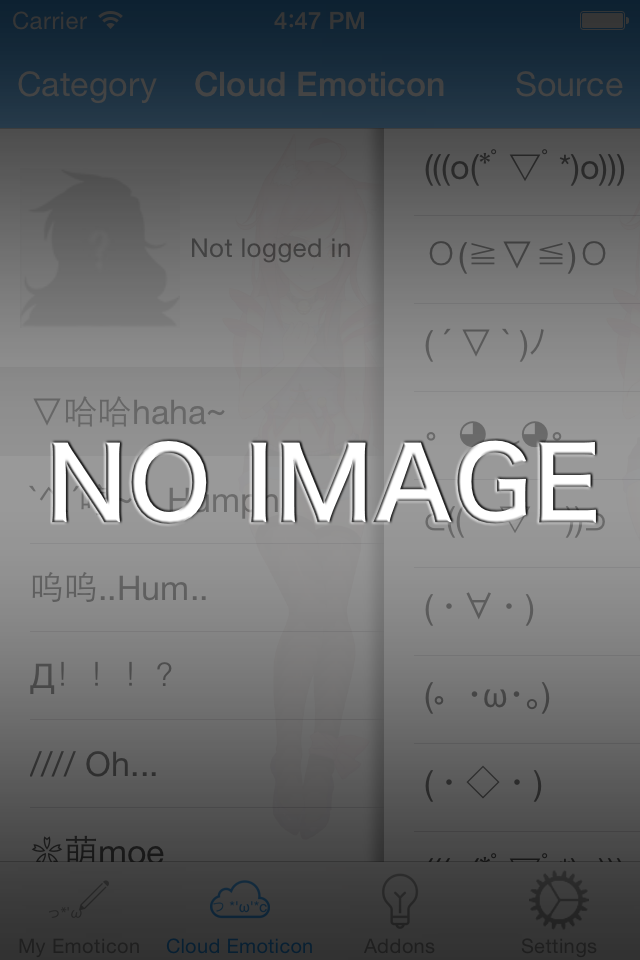
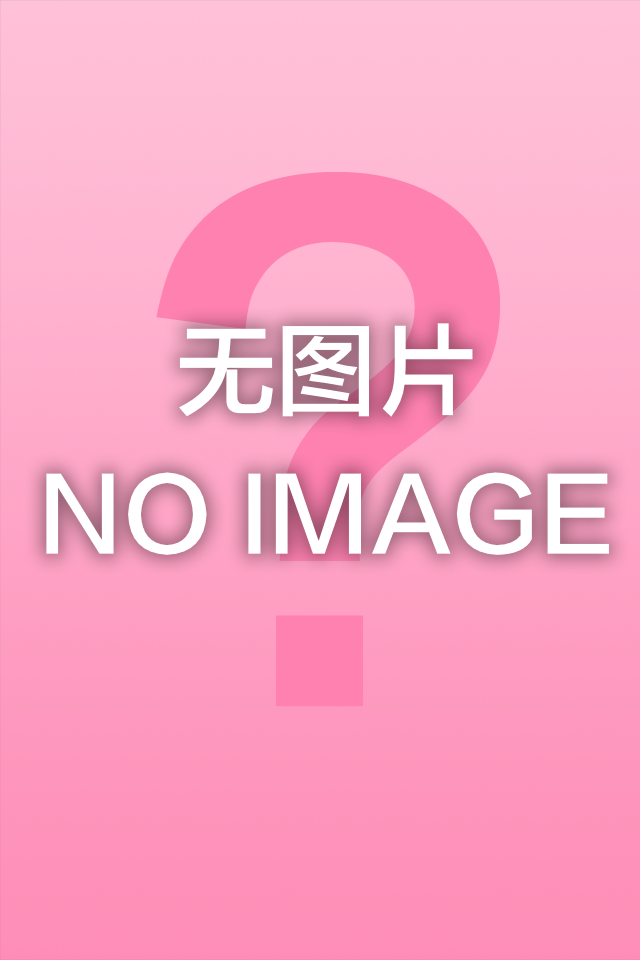
Layer changes from the first 640×960 image to the second:
renamed "NO IMAGE" to "无图片 NO IMAGE", painted on it over bbox(46, 323, 609, 555)
added layer "?" above "图层 3" over bbox(156, 172, 500, 707)
added layer "图层 3" above "图层 2" over bbox(0, 0, 640, 960)
added layer "图层 2" (60%) above "图层 1 拷贝" over bbox(0, 0, 640, 960)
added layer "图层 1 拷贝" above "图层 1" over bbox(0, 0, 640, 960)
hid "图层 1" over bbox(0, 0, 640, 960)
